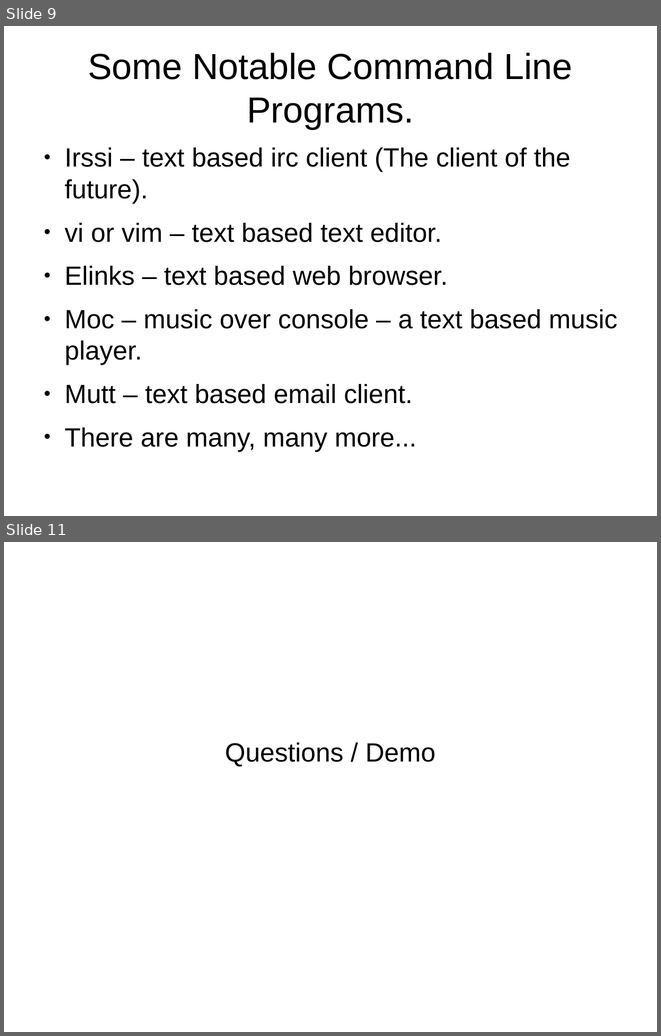
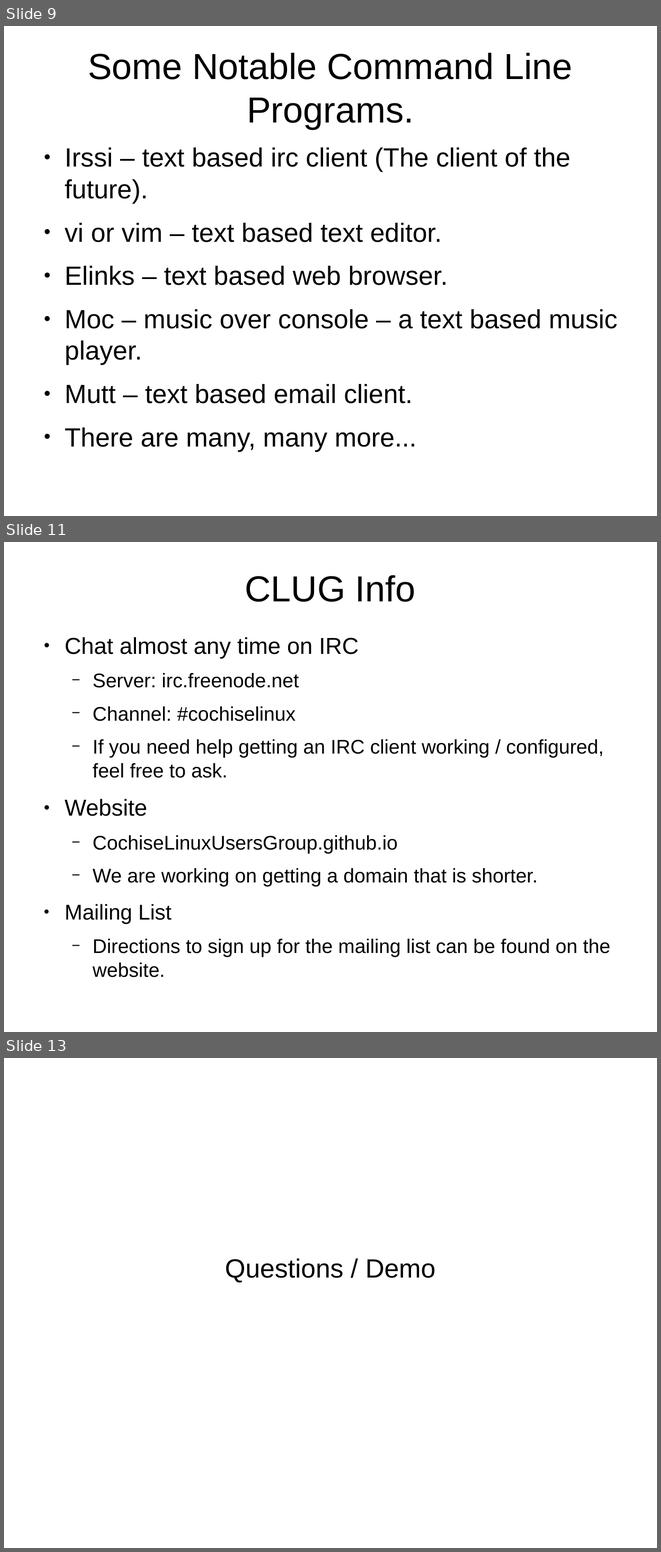
Before and after one commit to CochiseLinuxUsersGroup/Presentations, a slide deck: Terminal_For_Beginners.odp. Shown one above the other, each under a label of ours: slides 9 and 11 before the commit, slides 9, 11 and 13 after it; the slides between them are not shown. The pictures are 661x1036 and 661x1552 pixels, drawn with LibreOffice and Linux fonts; fonts in the diff are those of the drawing. Boxes give left, top, right and bottom in pixels: in the first picture for what was removed or moved away, otherwise in the second. Text is boxed around its words. In the diff, an @@ line names an element or a change of style, - is before the commit and + after.

```diff
--- a/Terminal_For_Beginners.odp
+++ b/Terminal_For_Beginners.odp
@@ slide 11 added at box(4, 542, 657, 1032), background #FFFFFF @@
@@ title added at box(245, 575, 416, 602), 44 pt, text #000000 @@
+CLUG Info
@@ text added at box(64, 637, 610, 977), 24 pt, text #000000 @@
+● Chat almost any time on IRC
+  − Server: irc.freenode.net
+  − Channel: #cochiselinux
+  − If you need help getting an IRC client working / configured, feel free to ask.
+● Website
+  − CochiseLinuxUsersGroup.github.io
+  − We are working on getting a domain that is shorter.
+● Mailing List
+  − Directions to sign up for the mailing list can be found on the website.
@@ what was slide 11 is now slide 13 @@
```
Also in this commit, not shown: 2 slides changed, 1 other slide added, 1 other file.
